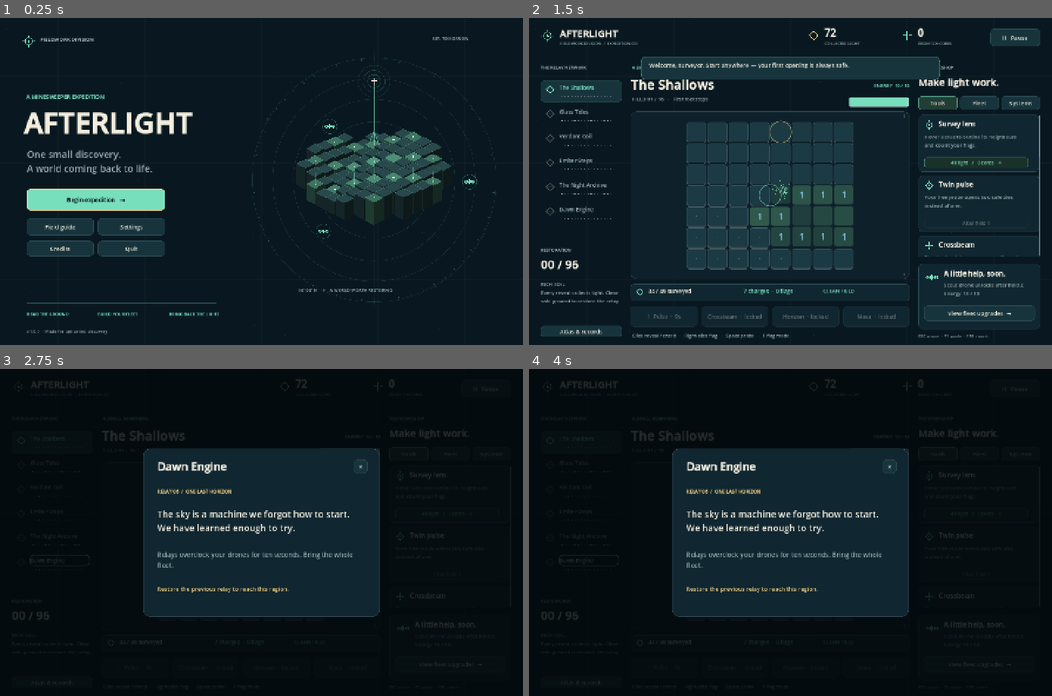
Above: before the commit, frames 1-4 (two rows, left to right).
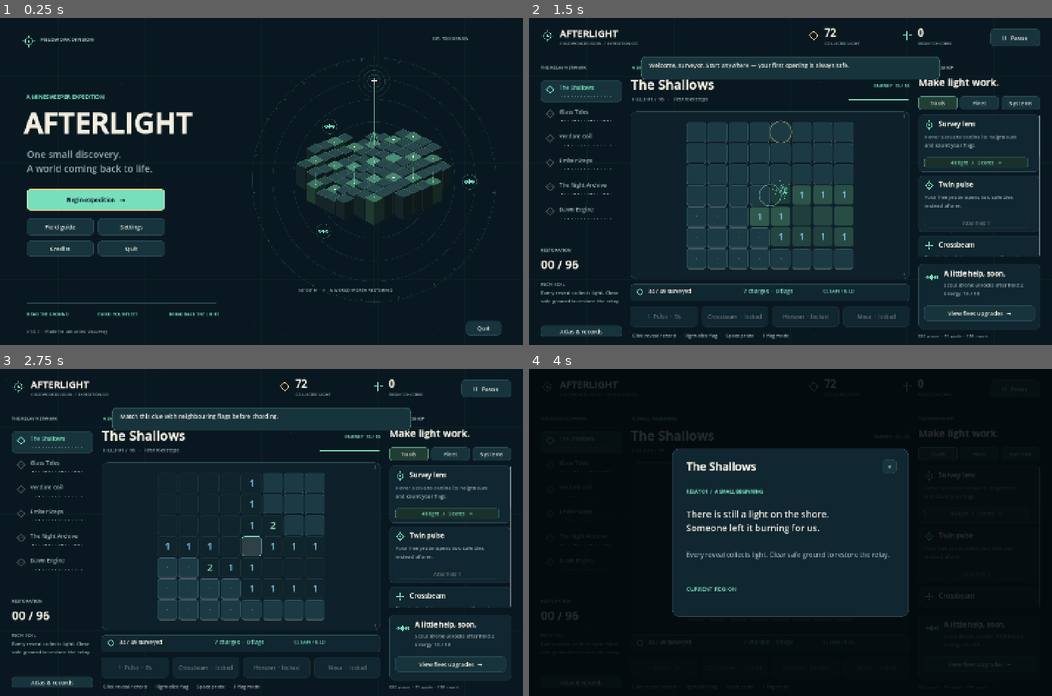
Above: after the commit, the same moments.

Repository: skius/minesweeper-incremental
Game: Godot game, scene res://game/main.tscn
Same seed, same stepped clock (60 frames per second), same inputs: the game is played once before the commit and once after it.
Inputs (mouse positions are in pixels of both pictures, inside the frame that each line leads up to):
- Up to frame 1 (0.25 s): no input
- Up to frame 2 (1.5 s): click "Begin expedition →" at 0.5 s; click "1 Pulse · READY" at 1.25 s
- Up to frame 3 (2.75 s): tap Enter at 2, 2.1 s; move the mouse to (240, 545) at 2.02 s; hold Up from 2.03 s (still down); click (240, 545) at 2.17 s; tap Space at 2.27, 2.57 s; tap F at 2.3 s
- Up to frame 4 (4 s): release Up at 2.75 s; click "The Shallows" at 2.75 s; click "Glass Tides" at 3.5 s

The runs differ from the first frame. In frame 1, 0.3% of the frame differs, in the area x 89-96%, y 92-98%; in frame 2, 0.3%; in frame 3, 39%, in the area x 1-99%, y 1-99%; in frame 4, 1.8%.

Commit message:
Tune two-hour content arc, add six procedural scores and native release packaging

Diff:
--- a/game/audio.gd
+++ b/game/audio.gd
@@ -9,6 +9,7 @@
 var cursor: int = 0
 var last_reveal: float = -1
 var time: float = 0
+var current_region: int = -1
 
 func _ready() -> void:
 	for i in range(12):
@@ -19,8 +20,18 @@
 		tones[key] = synth(key)
 	music_player = AudioStreamPlayer.new()
 	add_child(music_player)
-	music_player.stream = ambient()
 	music_player.volume_db = linear_to_db(maxf(0.0001,music_volume))
+	set_region(0)
+
+func set_region(region: int) -> void:
+	if region == current_region or music_player == null:
+		return
+	current_region = region
+	var filename := "res://assets/audio/region_%d.wav" % region
+	var stream: AudioStreamWAV = load(filename) if ResourceLoader.exists(filename) else ambient(region)
+	stream.loop_mode = AudioStreamWAV.LOOP_FORWARD
+	stream.loop_end = roundi(stream.get_length()*stream.mix_rate)
+	music_player.stream = stream
 	music_player.play()
 
 func _process(delta: float) -> void:
@@ -73,14 +84,17 @@
 	stream.data = bytes
 	return stream
 
-func ambient() -> AudioStreamWAV:
+func ambient(region: int = 0) -> AudioStreamWAV:
 	# Original 32-second ambient loop; whole-cycle oscillators and edge fades
 	# avoid discontinuities. A restrained harmonic bed leaves clue sounds clear.
 	var rate := 22050
 	var seconds := 32.0
 	var bytes := PackedByteArray()
 	bytes.resize(int(rate*seconds)*2)
-	var notes := [130.8128,164.8138,195.9977,246.9417,261.6256,329.6276]
+	var roots := [130.8128,146.8324,110.0,123.4708,138.5913,130.8128]
+	var root_hz: float = roots[region]
+	var notes := [root_hz,root_hz*1.25,root_hz*1.5,root_hz*1.8877,root_hz*2,root_hz*2.52]
+	var phrases := [[0,4,2,7,4,0,-1,-5],[7,9,4,2,7,4,0,2],[0,7,4,9,7,4,2,-3],[-5,0,2,7,4,2,0,-1],[0,2,3,7,10,7,3,2],[0,4,7,12,11,7,9,4]]
 	for i in range(bytes.size()/2):
 		var t := float(i)/rate
 		var value := 0.0
@@ -90,8 +104,12 @@
 			value += sin(TAU*freq*t)*0.020*breath
 		var beat := int(t/2)%8
 		var nt := fmod(t,2.0)
-		var melody: float = [523.25,659.25,587.33,783.99,659.25,523.25,493.88,392.0][beat]
-		value += sin(TAU*melody*nt)*0.028*minf(1,nt*15)*exp(-nt*2.2)
+		var melody: float = root_hz*4*pow(2,float(phrases[region][beat])/12)
+		var instrument := sin(TAU*melody*nt) + 0.14*sin(TAU*melody*2.002*nt)
+		value += instrument*0.027*minf(1,nt*15)*exp(-nt*(2.2 if region != 4 else 1.7))
+		if region in [1,3,5]:
+			var offbeat := fmod(t+0.5,1.0)
+			value += sin(TAU*melody*0.5*offbeat)*0.008*minf(1,offbeat*40)*exp(-offbeat*7)
 		var fade := minf(1,minf(t,seconds-t)/0.7)
 		bytes.encode_s16(i*2,int(clampf(value*fade,-1,1)*32767))
 	var stream := AudioStreamWAV.new()
--- a/game/core/board.gd
+++ b/game/core/board.gd
@@ -234,10 +234,11 @@
 			if not (value is int or value is float) or value < 0 or value > upper or value != int(value):
 				return false
 	if data.generated:
-		if data.mines.count(1.0) + data.mines.count(1) != int(data.mine_count):
-			# Godot treats integer and float values as equal in Array.count.
-			if data.mines.count(1) != int(data.mine_count):
-				return false
+		var counted_mines := 0
+		for value in data.mines:
+			counted_mines += int(value)
+		if counted_mines != int(data.mine_count):
+			return false
 		for i in range(w * h):
 			if int(data.cells[i]) == OPEN and int(data.mines[i]) == 1:
 				return false
--- a/game/core/content.gd
+++ b/game/core/content.gd
@@ -36,7 +36,7 @@
 	{"id":"shield", "name":"Soft landing", "group":2, "cost":600, "cores":2, "rank":9, "pre":"", "icon":"shield", "desc":"The first mine hit per expedition keeps your chain and energy intact."},
 	{"id":"chord", "name":"Cascade circuit", "group":2, "cost":1100, "cores":3, "rank":16, "pre":"chain", "icon":"cross", "desc":"Chording safely triggers other satisfied clues in a continuous cascade."},
 	{"id":"bounty", "name":"Pocket refinery", "group":2, "cost":2100, "cores":3, "rank":26, "pre":"salvage", "icon":"prism", "desc":"Pockets produce 25 extra light. Every perfect clear awards an extra core."},
-	{"id":"capacitor", "name":"Induction loop", "group":2, "cost":3300, "cores":4, "rank":37, "pre":"battery", "icon":"battery", "desc":"Correct flags store energy. Passive energy returns twice as fast."},
+	{"id":"capacitor", "name":"Induction loop", "group":2, "cost":3300, "cores":4, "rank":37, "pre":"battery", "icon":"battery", "desc":"Drone-mapped charges restore energy. Passive energy returns twice as fast."},
 	{"id":"relay", "name":"Relay network", "group":2, "cost":5100, "cores":5, "rank":55, "pre":"chord", "icon":"line", "desc":"Start expeditions with two extra safe openings. Drone reveals pay full light."},
 	{"id":"aurora", "name":"Aurora protocol", "group":2, "cost":8400, "cores":6, "rank":73, "pre":"relay", "icon":"nova", "desc":"Clearing a field refills all energy. Pockets trigger free safe crossbeams."}
 ]
--- a/game/ui/app.gd
+++ b/game/ui/app.gd
@@ -30,7 +30,7 @@
 
 func _ready() -> void:
 	get_tree().auto_accept_quit = false
-	visual_test = OS.get_cmdline_user_args().has("--visual-test")
+	visual_test = OS.get_cmdline_user_args().has("--visual-test") or OS.get_cmdline_user_args().has("--manual-test") or OS.get_cmdline_user_args().has("--release-test")
 	settings = store.load_settings()
 	font_bold = FontVariation.new()
 	font_bold.base_font = ThemeDB.fallback_font
@@ -59,8 +59,10 @@
 	show_menu()
 	if store.notice != "":
 		toast(store.notice,7)
-	if visual_test:
-		var runner = load("res://tests/visual_session.gd").new()
+	if OS.get_cmdline_user_args().has("--release-test"):
+		call_deferred("release_smoke")
+	elif visual_test:
+		var runner = load("res://tests/manual_session.gd" if OS.get_cmdline_user_args().has("--manual-test") else "res://tests/visual_session.gd").new()
 		add_child(runner)
 		runner.call_deferred("run",self)
 
@@ -218,6 +220,8 @@
 	label_at(ui,"v%s  ·  Made for unhurried discovery" % Content.VERSION,Rect2(74,854,590,22),12,Palette.MUTED.darkened(0.15))
 	if OS.has_feature("web"):
 		label_at(ui,"Saves live in this browser",Rect2(1110,854,260,22),12,Palette.MUTED)
+	else:
+		button(ui,"Quit",Rect2(1283,834,97,39),quit_game)
 
 func new_game() -> void:
 	session = GameSession.new()
@@ -243,6 +247,7 @@
 	screen = "play"
 	scenery.menu = false
 	scenery.region = session.region()
+	audio.set_region(session.region())
 	selected_tool = ""
 	build_header()
 	build_atlas()
@@ -299,13 +304,8 @@
 	hud.field_info = label_at(ui,"FIELD %02d / 16   ·   %s" % [session.index%16+1,Content.title_for(session.index)],Rect2(284,213,750,25),14,Palette.MUTED)
 	hud.energy_label = label_at(ui,"",Rect2(846,177,202,30),13,Palette.MINT)
 	hud.energy_label.horizontal_alignment = HORIZONTAL_ALIGNMENT_RIGHT
-	var energy_bar := ProgressBar.new()
-	energy_bar.position = Vector2(881,218)
-	energy_bar.show_percentage = false
-	energy_bar.add_theme_stylebox_override("background",Palette.box(Palette.EDGE,3))
-	energy_bar.add_theme_stylebox_override("fill",Palette.box(accent,3))
-	energy_bar.size = Vector2(164,7)
-	ui.add_child(energy_bar)
+	panel(ui,Rect2(881,222,164,5),Palette.EDGE,2,Color.TRANSPARENT)
+	var energy_bar := panel(ui,Rect2(881,222,164,5),accent,2,Color.TRANSPARENT)
 	hud.energy_bar = energy_bar
 	board_view = BoardView.new()
 	board_view.position = Vector2(280,257)
@@ -404,8 +404,7 @@
 	hud.light.text = format_number(session.credits)
 	hud.cores.text = str(session.cores)
 	hud.energy_label.text = "ENERGY  %d / %d" % [int(session.energy),int(session.capacity())]
-	hud.energy_bar.max_value = session.capacity()
-	hud.energy_bar.value = session.energy
+	hud.energy_bar.size.x = maxf(1,164*session.energy/session.capacity())
 	var b := session.board
 	hud.progress.text = "%d / %d surveyed" % [b.open_count(),b.width*b.height-b.mine_count]
 	hud.chain.text = "CHAIN ×%d  ·  %d" % [session.multiplier(),session.chain] if session.has("chain") else "%d charges  ·  %d flags" % [b.mine_count,b.cells.count(MineBoard.FLAG)]
@@ -463,6 +462,7 @@
 func on_cell(i: int, right: bool) -> void:
 	if modal_kind != "" or session.finished:
 		return
+	get_viewport().gui_release_focus()
 	if right or (settings.flag_mode and selected_tool == ""):
 		session.flag(i)
 	elif selected_tool != "":
@@ -872,7 +872,7 @@
 		toast("Report saved to "+ProjectSettings.globalize_path(folder),8)
 	,true)
 
-func _unhandled_key_input(event: InputEvent) -> void:
+func _input(event: InputEvent) -> void:
 	if not event is InputEventKey or not event.pressed or event.echo:
 		return
 	if event.keycode == KEY_F11:
@@ -892,6 +892,7 @@
 			update_hud()
 		elif screen == "play":
 			show_pause()
+		get_viewport().set_input_as_handled()
 		return
 	if modal_kind != "":
 		return
@@ -899,6 +900,10 @@
 		show_guide()
 		return
 	if screen != "play":
+		return
+	# Tab/Enter still operate native menus. Arrow keys explicitly return to
+	# the field, even when a tool button currently owns keyboard focus.
+	if event.keycode in [KEY_SPACE,KEY_ENTER] and get_viewport().gui_get_focus_owner() is Button:
 		return
 	if session.finished:
 		if event.keycode == KEY_ENTER or event.keycode == KEY_SPACE:
@@ -936,6 +941,8 @@
 	elif event.keycode == KEY_5 and session.has("overdrive"):
 		session.use_tool("overdrive")
 		after_action()
+	if event.keycode in [KEY_LEFT,KEY_RIGHT,KEY_UP,KEY_DOWN,KEY_SPACE,KEY_ENTER,KEY_F,KEY_1,KEY_2,KEY_3,KEY_4,KEY_5]:
+		get_viewport().set_input_as_handled()
 
 func _notification(what: int) -> void:
 	if what == NOTIFICATION_WM_CLOSE_REQUEST:
@@ -955,3 +962,49 @@
 	if value < 10000:
 		return str(value)
 	return "%.1fk" % (float(value)/1000)
+
+# The release smoke path is deliberately gated behind both an explicit command
+# argument and an isolated save directory. It tests the shipped PCK itself.
+func release_smoke() -> void:
+	if store.directory == "user://":
+		printerr("Release smoke requires an isolated --test-data path")
+		get_tree().quit(1)
+		return
+	session = null
+	show_menu()
+	await smoke_capture("release-menu")
+	await smoke_click(Vector2(260,500))
+	var ok := screen == "play" and session != null
+	if not ok:
+		printerr("Release menu did not start game")
+		get_tree().quit(1)
+		return
+	await smoke_click(board_view.position+board_view.cell_position(27))
+	ok = ok and session.board.generated and session.strikes == 0
+	await smoke_capture("release-field")
+	save_game()
+	var loaded := store.load_session()
+	ok = ok and loaded != null and loaded.board.cells == session.board.cells
+	show_settings()
+	await smoke_capture("release-settings")
+	show_licenses()
+	await smoke_capture("release-licences")
+	print("AFTERLIGHT %s: exported build boots, renders, accepts input and reloads saves; editor=%s" % ["PASS" if ok else "FAIL",str(OS.has_feature("editor"))])
+	get_tree().quit(0 if ok else 1)
+
+func smoke_capture(filename: String) -> void:
+	for _i in range(30):
+		await get_tree().process_frame
+	await RenderingServer.frame_post_draw
+	get_viewport().get_texture().get_image().save_png(store.path(filename+".png"))
+
+func smoke_click(p: Vector2) -> void:
+	var event := InputEventMouseButton.new()
+	event.position = p
+	event.button_index = MOUSE_BUTTON_LEFT
+	event.pressed = true
+	get_viewport().push_input(event,true)
+	event = event.duplicate()
+	event.pressed = false
+	get_viewport().push_input(event,true)
+	await get_tree().process_frame
--- /dev/null
+++ b/tests/manual_session.gd
@@ -0,0 +1,82 @@
+extends Node
+
+var app: Control
+var last_id: int = -1
+var busy: bool = false
+var clock: float = 0
+var path: String = "res://test_runs/manual/"
+var history: Array = []
+
+func run(root_app: Control) -> void:
+	app = root_app
+	DirAccess.make_dir_recursive_absolute(path)
+	app.session = null
+	app.show_menu()
+	await capture()
+
+func _process(delta: float) -> void:
+	clock += delta
+	if app == null or busy or clock < 0.15:
+		return
+	clock = 0
+	if not FileAccess.file_exists(path+"command.json"):
+		return
+	var parser := JSON.new()
+	if parser.parse(FileAccess.get_file_as_string(path+"command.json")) != OK:
+		return
+	var command = parser.data
+	if not command is Dictionary or int(command.get("id",-1)) <= last_id:
+		return
+	last_id = int(command.id)
+	busy = true
+	history.append(command)
+	match command.get("action",""):
+		"click":
+			var p := Vector2(command.get("x",0),command.get("y",0))
+			if command.has("cell") and app.board_view != null:
+				p = app.board_view.position+app.board_view.cell_position(int(command.cell))
+			var motion := InputEventMouseMotion.new()
+			motion.position = p
+			get_viewport().push_input(motion,true)
+			var event := InputEventMouseButton.new()
+			event.position = p
+			event.button_index = MOUSE_BUTTON_RIGHT if command.get("right",false) else MOUSE_BUTTON_LEFT
+			event.pressed = true
+			get_viewport().push_input(event,true)
+			event = event.duplicate()
+			event.pressed = false
+			get_viewport().push_input(event,true)
+		"key":
+			var event := InputEventKey.new()
+			event.keycode = int(command.code)
+			event.pressed = true
+			get_viewport().push_input(event,true)
+			event = event.duplicate()
+			event.pressed = false
+			get_viewport().push_input(event,true)
+		"resize":
+			DisplayServer.window_set_size(Vector2i(command.width,command.height))
+		"quit":
+			var file := FileAccess.open(path+"history.json",FileAccess.WRITE)
+			file.store_string(JSON.stringify(history,"  "))
+			file.close()
+			print("AFTERLIGHT PASS: visual decision playtest, %d actions" % history.size())
+			app.quit_game()
+			return
+	await capture()
+	busy = false
+
+func capture() -> void:
+	for _i in range(45):
+		await get_tree().process_frame
+	await RenderingServer.frame_post_draw
+	get_viewport().get_texture().get_image().save_png(path+"latest.png")
+	var visible := {"id":last_id,"screen":app.screen,"modal":app.modal_kind,"tool":app.selected_tool}
+	if app.session != null:
+		var s: GameSession = app.session
+		visible.merge({"index":s.index,"credits":s.credits,"cores":s.cores,"energy":s.energy,"strikes":s.strikes,"finished":s.finished,"upgrades":s.upgrades,"width":s.board.width,"height":s.board.height,"cells":[]})
+		for i in range(s.board.cells.size()):
+			visible.cells.append(str(s.board.clues[i]) if s.board.cells[i]==MineBoard.OPEN else ("F" if s.board.cells[i]==MineBoard.FLAG else ("X" if s.board.cells[i]==MineBoard.HIT else "?")))
+	var file := FileAccess.open(path+"visible.json",FileAccess.WRITE)
+	file.store_string(JSON.stringify(visible,"  "))
+	file.close()
--- a/tests/test_core.gd
+++ b/tests/test_core.gd
@@ -88,6 +88,51 @@
 	data.board.clues[0] = 99
 	check(GameSession.from_dict(data) == null, "invalid save rejected")
 	check(not s.begin_trial(0), "trials locked early")
+	# Targeted rule fixtures supplement the generated solver corpus.
+	var fixture := GameSession.new()
+	fixture.index = 60
+	fixture.upgrades.assign(["cross","line","nova","drone","flagger","logic","oracle","capacitor","battery"])
+	fixture.start_board()
+	fixture.reveal(90)
+	var tool_strikes := fixture.strikes
+	for tool in ["cross","line","nova"]:
+		fixture.energy = fixture.capacity()
+		fixture.use_tool(tool,0)
+		check(fixture.strikes == tool_strikes,"%s cannot hit mines" % tool)
+	fixture.trial = 2
+	fixture.start_board()
+	fixture.reveal(30)
+	fixture.energy = fixture.capacity()
+	var opened := fixture.board.open_count()
+	check(not fixture.use_tool("cross",0),"survey trials reject advanced tools")
+	fixture.tick(30)
+	check(fixture.board.open_count() == opened,"survey trials park drones")
+	check(fixture.use_tool("probe"),"survey trials retain guaranteed probe")
+	fixture.trial = -1
+	fixture.index = 95
+	fixture.start_board()
+	while not fixture.finished:
+		fixture.probe_one("tool")
+	check(fixture.last_reward.region_end,"last relay has ending")
+	var finish_restore := GameSession.from_dict(fixture.to_dict())
+	check(finish_restore != null and finish_restore.finished,"completed debrief survives restart")
+	fixture.next_board()
+	check(fixture.completed_campaign and fixture.index == 96,"endless begins after final relay")
+	check(fixture.begin_trial(0),"mastery accessible from fresh endless board")
+	while not fixture.finished:
+		fixture.probe_one("tool")
+	fixture.next_board()
+	check(fixture.index == 96 and fixture.trial == -1 and not fixture.finished,"trial returns to same pending campaign field")
+	# Chording a deliberately wrong flag is allowed to strike: clues never lie.
+	var chord_board := MineBoard.new()
+	chord_board.setup(8,7,7,71093)
+	chord_board.reveal(27)
+	chord_board.toggle_flag(5) # visible clue 12 touches 5 and the actual charge 13.
+	var targets := chord_board.chord_targets(12)
+	check(targets.has(13),"wrong flag produces dangerous chord")
+	for n in targets:
+		chord_board.reveal(n)
+	check(chord_board.cells[13] == MineBoard.HIT,"chord respects actual mine position")
 	var count := 0
 	for item in Content.UPGRADES:
 		check(Content.upgrade(item.id).id == item.id, "content ID")
--- a/tests/visual_session.gd
+++ b/tests/visual_session.gd
@@ -92,6 +92,18 @@
 	app.show_guide()
 	await shot("06_guide")
 	app.close_modal()
+	# Focus must not trap board navigation after a workshop purchase.
+	await click(Vector2(1210,398))
+	check(app.session.has("lens"),"workshop purchase through UI")
+	await key(KEY_RIGHT)
+	check(app.board_view.keyboard_cell >= 0,"arrows reach board from button focus")
+	var selected: int = app.board_view.keyboard_cell
+	app.tool_buttons.probe.grab_focus()
+	await key(KEY_RIGHT)
+	check(app.board_view.keyboard_cell == selected+1,"arrows escape persistent tool focus")
+	await key(KEY_F)
+	await key(KEY_F)
+	await click(app.board_view.position+app.board_view.cell_position(27))
 	# Complete the opening with visible logical moves and guaranteed probes.
 	var safety := 0
 	while not app.session.finished and safety < 100:
--- /dev/null
+++ b/tools/bake_audio.gd
@@ -0,0 +1,16 @@
+extends SceneTree
+
+func _initialize() -> void:
+	DirAccess.make_dir_recursive_absolute("res://assets/audio")
+	var generator := GameAudio.new()
+	for region in range(6):
+		var wave := generator.ambient(region)
+		var error := wave.save_to_wav("res://assets/audio/region_%d.wav" % region)
+		if error != OK:
+			printerr("Audio bake failed: %d" % error)
+			generator.free()
+			quit(1)
+			return
+	generator.free()
+	print("AFTERLIGHT PASS: six original procedural ambient tracks baked")
+	quit()
Not shown, added: assets/audio/region_0.wav.import
Not shown, added: assets/audio/region_1.wav.import
Not shown, added: assets/audio/region_2.wav.import
Not shown, added: assets/audio/region_3.wav.import
Not shown, added: assets/audio/region_4.wav.import
Not shown, added: assets/audio/region_5.wav.import
Not shown, added: export_presets.cfg
Not shown, added: tests/balance.gd.uid
Not shown, added: tests/manual_session.gd.uid
Not shown, added: tests/visual_session.gd.uid
Not shown, added: tools/bake_audio.gd.uid
Not shown, added: Play.ps1
(and 9 more such lines)
